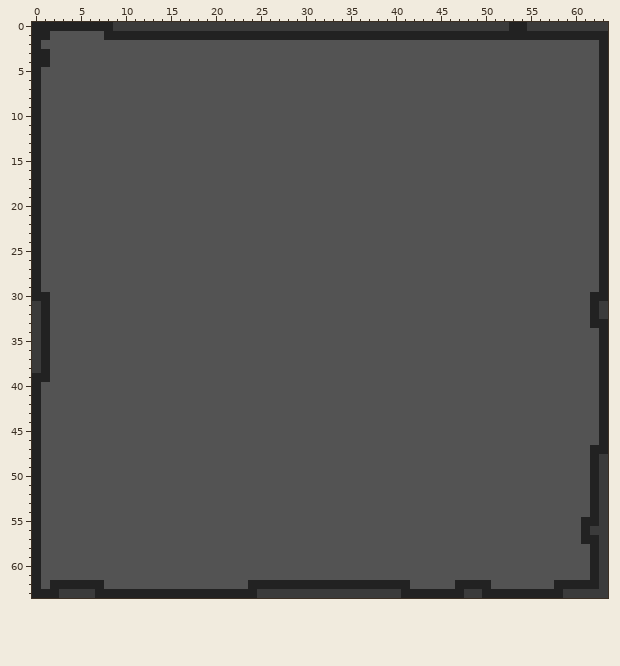
Pixel-art sprite -- data/gfx/terrain/granite_floor1.png. Above is the file before it was changed.
The file is 64x64 pixels. Colours within 5 levels of each other are drawn and written as one.
After:
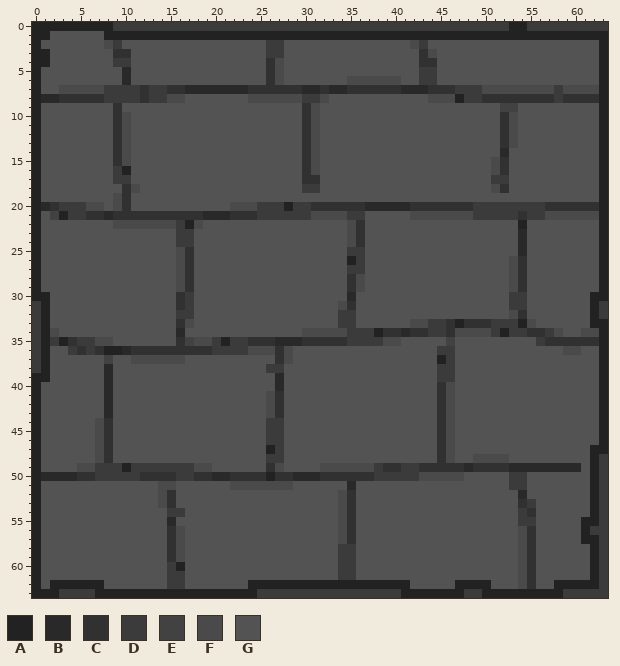
Palette (. is transparent): A #222222  B #292929  C #313131  D #3b3b3b  E #424242  F #4a4a4a  G #535353
Edits made:
Changed rows in their new state; - is an unchanged pixel.
first column x 1:
 2 -------FD----------------DD--------------FD-------------------
 3 --------CC---------------DD---------------CF------------------
 4 --------DD---------------CF---------------CC------------------
 5 ---------B---------------CF---------------DD------------------
 6 ---------B---------------CF-------FFFFFF--DD------------------
 7 --FFFFFDDDDCDDCCBBBBBBBCCCCCCBBCBBCCCCCCBBBCCCDDDFFFFFFFFDFFFF
 8 BBCCCCCDDDDCDDFF-------FFFFFFDDF-----------FFFADDCCCCCCCCDCCCC
 9 --------C--------------------CF--------------------EE---------
10 --------CF-------------------CF--------------------CF---------
11 --------CF-------------------CF--------------------CF---------
12 --------CF-------------------CF--------------------CF---------
13 --------CF-------------------CF--------------------CF---------
14 --------CF-------------------CF--------------------B----------
15 --------CF-------------------CF-------------------FC----------
16 --------DA-------------------CF-------------------FC----------
17 --------DD-------------------CC-------------------DD----------
18 ---------CF------------------DD-------------------FC----------
19 --------FC----------------------------------------------------
20 BCDDDFF-FC-----------FFFDDDADDCCCCCCBBBBBCCCCCCCDDDDDDDDCCCCCC
21 -EADDCCBCCCCCCCCCCBBBCCCDDDDDDFFFFDD-----FFFFFFFDDDDDCDDFFFFFF
22 --------FFFFFFFDAF----------------FC-----------------A--------
23 ---------------DD-----------------FC-----------------B--------
24 ---------------DD-----------------FC-----------------B--------
25 ---------------FC-----------------DD-----------------B--------
26 ---------------FC-----------------AD----------------FC--------
27 ---------------FC-----------------DD----------------FC--------
28 ---------------FC-----------------CF----------------FC--------
29 ---------------FC-----------------CF----------------FC--------
30 ---------------CD-----------------B-----------------DD--------
31 ---------------CD----------------FC-----------------DD--------
32 ---------------DD----------------DD-----------------FC--------
33 ---------------CF----------------DD------FFDDCACCCDDDAF-------
34 -F-------------B-------------FFFFFDDDACCBCCDDCFFFFDADDCCDF--FF
35 -DACDDFF-------CEFFDADDCCCBBBCCCCCDDDDFF-----E---------DCCCCCC
36 ---DCDCAABCCCCCCCCCDDDDFFFCF----------------DD------------FF--
37 -------E--FFFFFF----------CF----------------AD----------------
38 -------B-----------------DD-----------------DD----------------
39 -------B------------------B-----------------DD----------------
40 -------B------------------B-----------------CF----------------
41 -------B-----------------FC-----------------CF----------------
42 -------B-----------------FC-----------------CF----------------
43 -------B-----------------FC-----------------CF----------------
44 ------FC-----------------DD-----------------CF----------------
45 ------FC-----------------DD-----------------CF----------------
46 ------FC-----------------DD-----------------CF----------------
47 ------FC-----------------AD-----------------CF----------------
48 ------FC-----------------DD-----------------CF--FFFF----------
49 ----FFDDDADDDDDDDFF------CF----FFFFFFDCCDDCCCCCBCCCCBBBBBBBB--
50 BBBBCCDDDDDCCCCDDCCBBCCCCACCBBBCCCCCCDDDDDFFFFF-----DD--------
51 -------------FF------FFFFFFF------B-----------------DD--------
52 -------------FC------------------FC------------------B--------
53 -------------FC------------------FC------------------CD-------
54 --------------DD-----------------FC------------------DC-------
55 --------------B------------------FC------------------DD-------
56 --------------CF-----------------FC------------------FC-------
57 --------------CF-----------------FC------------------FC-------
58 --------------CF-----------------DD------------------FC-------
59 --------------CF-----------------DD------------------FC-------
60 --------------DA-----------------DD------------------FC-------
61 --------------DD-----------------DD------------------FC-------
62 --------------DD-------------------------------------FC-------
